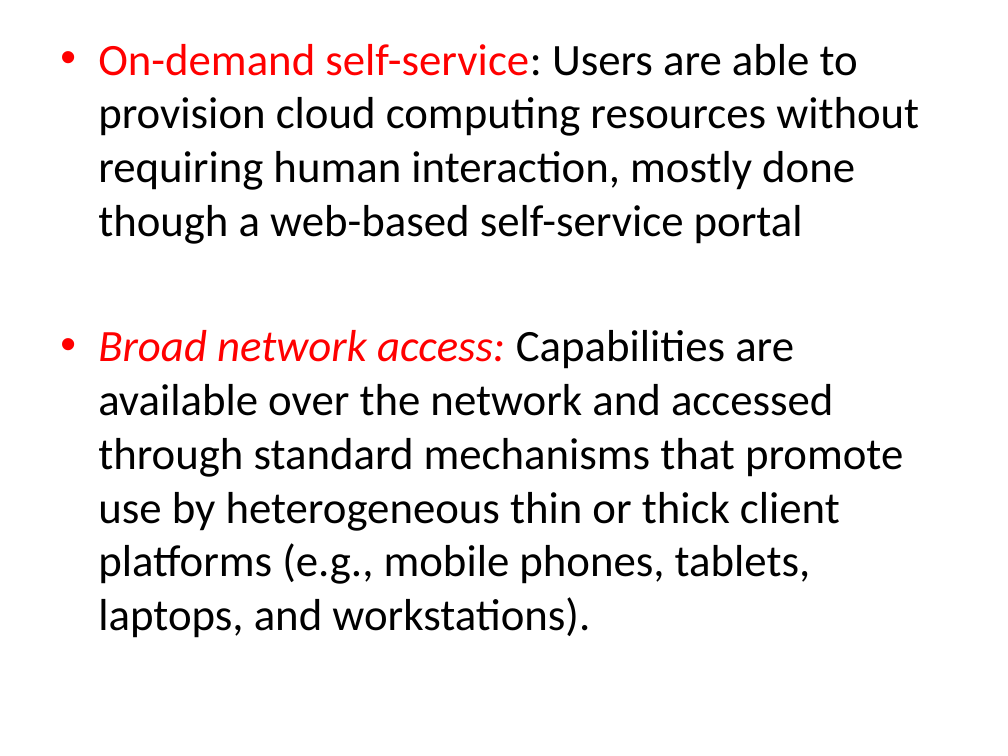
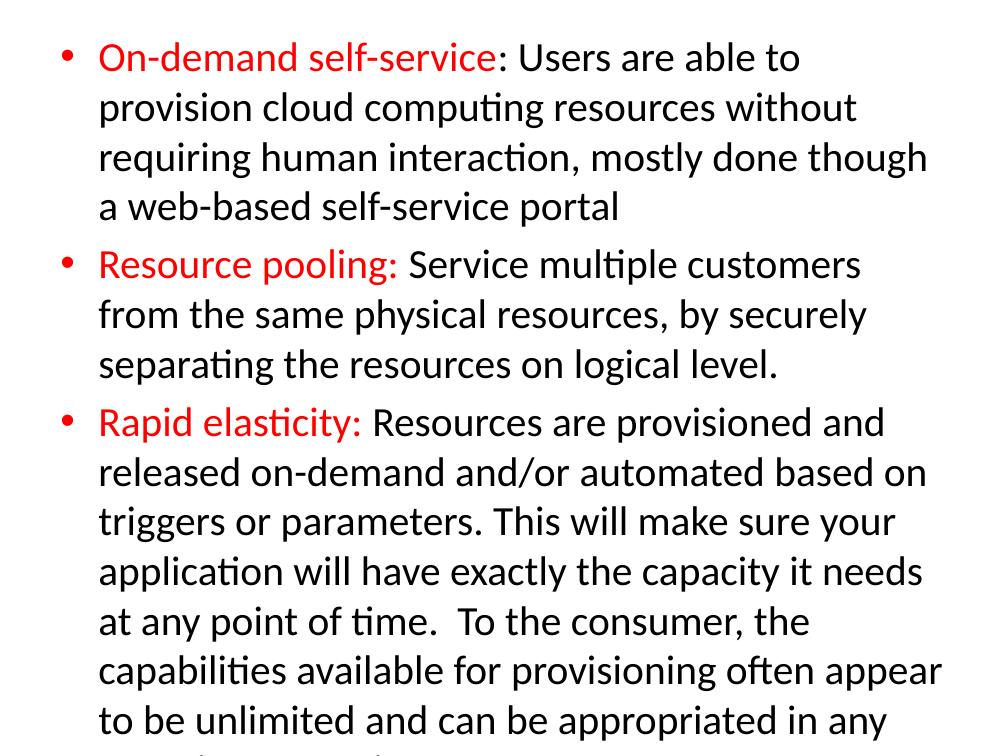
Before and after one commit to myamin66/parallel-distributed-computing-fall-2022, a slide deck: slide 22 of ppts/lec 2.pptx (slide 21 before the commit). Drawn at 1008x756 pixels with LibreOffice and Linux fonts; fonts in the diff are those of the drawing. Boxes give left, top, right and bottom in pixels: in the first picture for what was removed or moved away, otherwise in the second. Text is boxed around its words. In the diff, an @@ line names an element or a change of style, - is before the commit and + after.

```diff
--- a/ppts/lec 2.pptx
+++ b/ppts/lec 2.pptx
@@ text at (98, 42, 928, 227): size 32 to 29.6 pt in "On-demand self-service: Users are able to provision ..." @@
@@ text at (98, 249, 943, 741): text changed; size 32 to 29.6 pt @@
-• Broad network access: Capabilities are available over the network and accessed through standard mechanisms that promote use by heterogeneous thin or thick client platforms (e.g., mobile phones, tablets, laptops, and workstations).
+• Resource pooling: Service multiple customers from the same physical resources, by securely separating the resources on logical level.
+• Rapid elasticity: Resources are provisioned and released on-demand and/or automated based on triggers or parameters. This will make sure your application will have exactly the capacity it needs at any point of time. To the consumer, the capabilities available for provisioning often appear to be unlimited and can be appropriated in any quantity at any time
```
Also in this commit, not shown: 6 other slides changed, 2 slides added, 1 slide removed, 7 other files.
